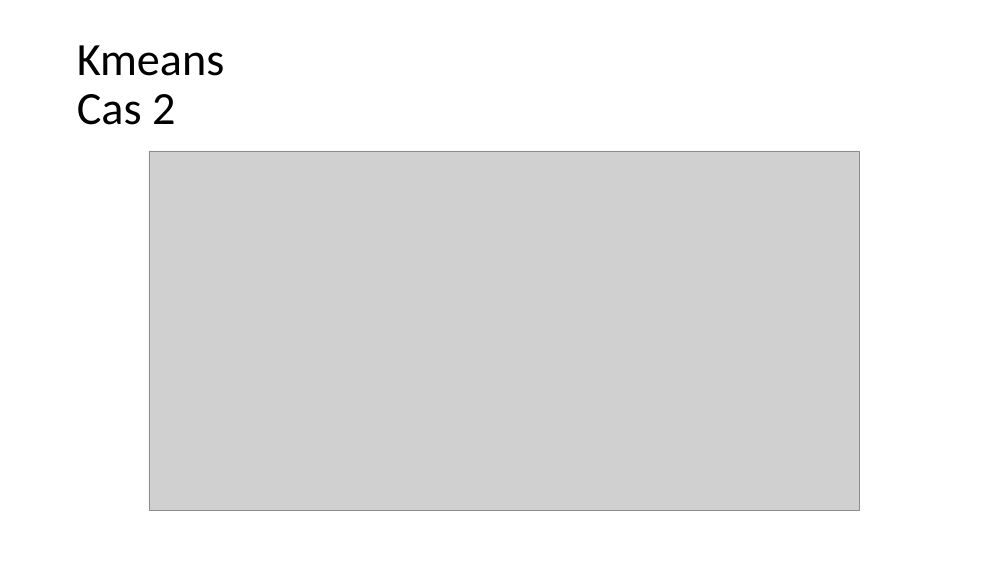
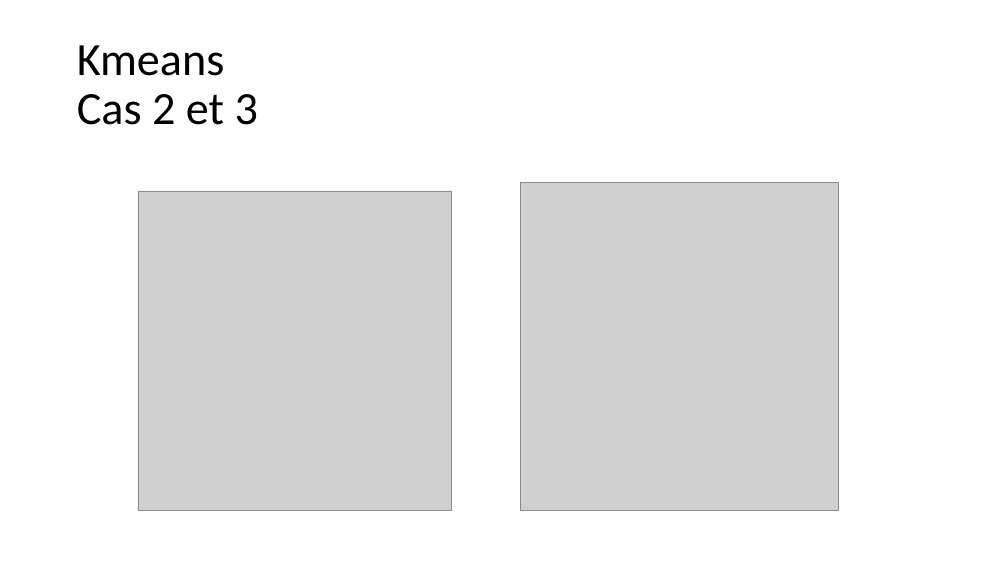
Before and after one commit to morganscao/Projet3, a slide deck: slide 15 of Rapport/Moteur de recommandations de films.pptx. Drawn at 1008x567 pixels with LibreOffice and Linux fonts; fonts in the diff are those of the drawing; grey boxes stand for pictures. Boxes give left, top, right and bottom in pixels: in the first picture for what was removed or moved away, otherwise in the second. Text is boxed around its words. In the diff, an @@ line names an element or a change of style, - is before the commit and + after.

```diff
--- a/Rapport/Moteur de recommandations de films.pptx
+++ b/Rapport/Moteur de recommandations de films.pptx
@@ title at [77, 45, 258, 125]: text changed @@
-Kmeans
-Cas 2
+Kmeans
+Cas 2 et 3
@@ picture removed at [149, 151, 859, 511] @@
@@ picture added at [138, 191, 452, 511] @@
@@ picture added at [520, 182, 839, 510] @@
```
Also in this commit, not shown: 9 other slides changed, 2 slides added, 5 slides removed.
